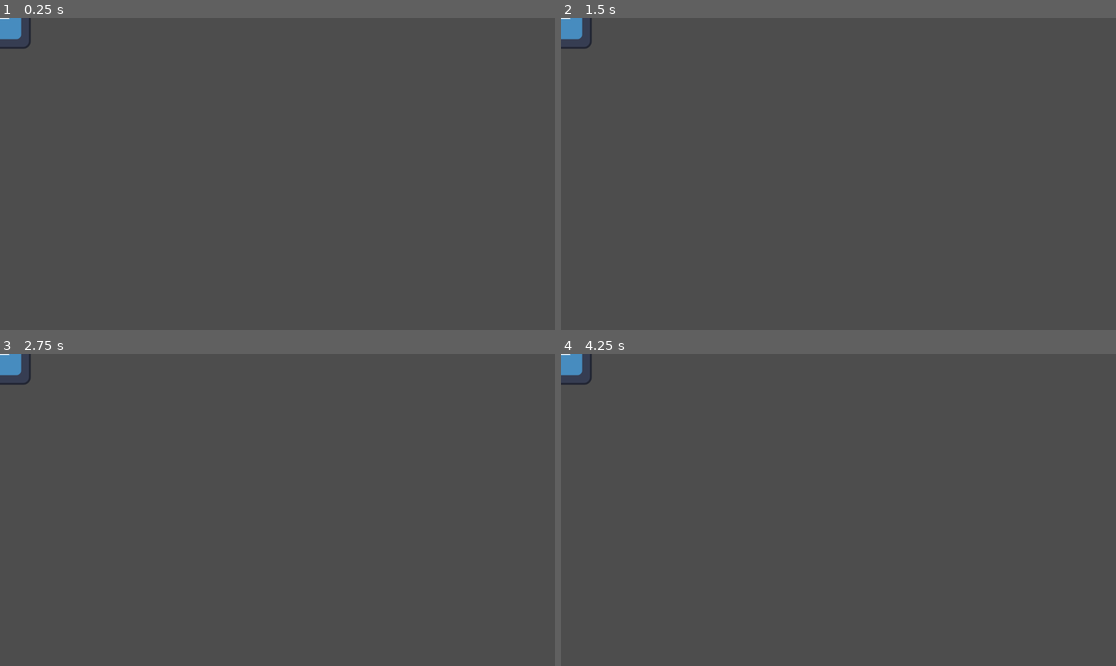
Above: before the commit, frames 1-4 (two rows, left to right).
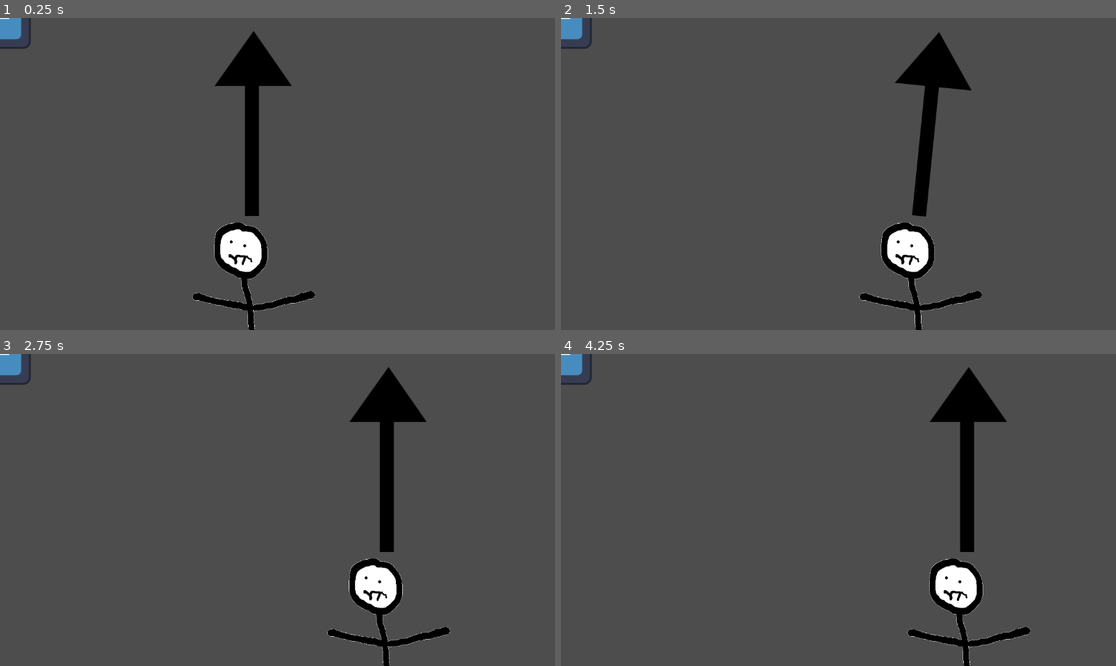
Above: after the commit, the same moments.

Repository: DavveDP/gamejam-ancient
Game: Godot game, scene res://main.tscn
Same seed, same stepped clock (60 frames per second), same inputs: the game is played once before the commit and once after it. The project has no main scene, so this scene is started directly. The engine's default icon, where the game draws it, is replaced by a stand-in: a white triangle on a blue panel in a dark square.
Inputs:
- Up to frame 1 (0.25 s): no input
- Up to frame 2 (1.5 s): tap Enter at 0.5 s; hold D (Right, bound only after the commit) 0.53-1.28 s; tap Left (Aim Left, bound only after the commit) at 0.6 s; tap Right (Aim Right, bound only after the commit) at 0.8, 1.35 s; hold A (Left, bound only after the commit) from 1.28 s (still down)
- Up to frame 3 (2.75 s): tap Left (Aim Left, bound only after the commit) at 1.55, 2.1 s; release A (Left, bound only after the commit) at 2.03 s; hold D (Right, bound only after the commit) from 2.03 s (still down); tap Right (Aim Right, bound only after the commit) at 2.3 s
- Up to frame 4 (4.25 s): tap Right (Aim Right, bound only after the commit) at 2.85, 3.8 s; tap Left (Aim Left, bound only after the commit) at 3.05, 3.6 s; release D (Right, bound only after the commit) at 3.53 s; hold A (Left, bound only after the commit) from 3.53 s (still down)

The runs differ from the first frame. In frame 1, 4.4% of the frame differs, in the area x 34-57%, y 4-100%; in frame 2, 4.4%; in frame 3, 4.4%; in frame 4, 4.4%, in the area x 62-85%, y 4-100%.

Commit message:
Add player scene and aim arrow

Diff:
--- /dev/null
+++ b/AimArrow.gd
@@ -0,0 +1,15 @@
+extends CharacterBody2D
+
+@export var speed = 400
+@export var rotation_speed = 1.5
+
+var rotation_direction = 0
+
+func get_input():
+	rotation_direction = Input.get_axis("Aim Left", "Aim Right")
+
+func _physics_process(delta):
+	get_input()
+	rotation += rotation_direction * rotation_speed * delta
+	rotation = clamp(rotation, -PI/4, PI/4)
+	move_and_slide()
--- /dev/null
+++ b/CharacterBody2D.gd
@@ -0,0 +1,11 @@
+extends CharacterBody2D
+
+@export var speed = 400
+
+func get_input():
+	var input_direction = Input.get_vector("Left", "Right", "up", "down")
+	velocity = input_direction * speed
+
+func _physics_process(delta):
+	get_input()
+	move_and_slide()
--- /dev/null
+++ b/aim_arrow.tscn
@@ -0,0 +1,19 @@
+[gd_scene load_steps=3 format=3 uid="uid://cm1nafht0xtwd"]
+
+[ext_resource type="Script" path="res://AimArrow.gd" id="1_vdt8x"]
+[ext_resource type="Texture2D" uid="uid://lkhf4ae2sqgn" path="res://AimArrow.png" id="2_vx6ic"]
+
+[node name="AimArrow" type="Control"]
+layout_mode = 3
+anchors_preset = 15
+anchor_right = 1.0
+anchor_bottom = 1.0
+grow_horizontal = 2
+grow_vertical = 2
+
+[node name="CharacterBody2D" type="CharacterBody2D" parent="."]
+script = ExtResource("1_vdt8x")
+
+[node name="Sprite2D" type="Sprite2D" parent="CharacterBody2D"]
+texture = ExtResource("2_vx6ic")
+offset = Vector2(1.5, -220)
--- a/player.tscn
+++ b/player.tscn
@@ -1,12 +1,29 @@
-[gd_scene load_steps=2 format=3 uid="uid://dfb07rrha55v3"]
+[gd_scene load_steps=5 format=3 uid="uid://bj3gsbccnkwo1"]
 
-[ext_resource type="Script" path="res://character_controller.gd" id="1_6oj6p"]
+[ext_resource type="Script" path="res://CharacterBody2D.gd" id="1_4xovr"]
+[ext_resource type="Texture2D" uid="uid://dahukw4i52ywb" path="res://ulrik.png" id="1_fv0us"]
+[ext_resource type="PackedScene" uid="uid://cm1nafht0xtwd" path="res://aim_arrow.tscn" id="3_21u4q"]
+
+[sub_resource type="RectangleShape2D" id="RectangleShape2D_8cdne"]
+size = Vector2(263, 431)
 
 [node name="Player" type="Node2D"]
 
-[node name="Sprite2D" type="Sprite2D" parent="."]
+[node name="Controller" type="Node2D" parent="."]
 
-[node name="Controller" type="Node2D" parent="."]
-script = ExtResource("1_6oj6p")
+[node name="CharacterBody2D" type="CharacterBody2D" parent="."]
+position = Vector2(539, 638)
+script = ExtResource("1_4xovr")
 
-[node name="CollisionShape2D" type="CollisionShape2D" parent="."]
+[node name="CollisionShape2D" type="CollisionShape2D" parent="CharacterBody2D"]
+position = Vector2(-13, -11)
+shape = SubResource("RectangleShape2D_8cdne")
+
+[node name="Sprite2D" type="Sprite2D" parent="CharacterBody2D"]
+texture = ExtResource("1_fv0us")
+
+[node name="AimArrow" parent="CharacterBody2D" instance=ExtResource("3_21u4q")]
+offset_left = -16.0
+offset_top = -226.0
+offset_right = -16.0
+offset_bottom = -226.0
--- a/project.godot
+++ b/project.godot
@@ -11,8 +11,41 @@
 [application]
 
 config/name="AncientFishing"
-config/features=PackedStringArray("4.2", "GL Compatibility")
+config/features=PackedStringArray("4.1", "GL Compatibility")
 config/icon="res://icon.svg"
+
+[input]
+
+Left={
+"deadzone": 0.5,
+"events": [Object(InputEventKey,"resource_local_to_scene":false,"resource_name":"","device":-1,"window_id":0,"alt_pressed":false,"shift_pressed":false,"ctrl_pressed":false,"meta_pressed":false,"pressed":false,"keycode":0,"physical_keycode":65,"key_label":0,"unicode":97,"echo":false,"script":null)
+]
+}
+Right={
+"deadzone": 0.5,
+"events": [Object(InputEventKey,"resource_local_to_scene":false,"resource_name":"","device":-1,"window_id":0,"alt_pressed":false,"shift_pressed":false,"ctrl_pressed":false,"meta_pressed":false,"pressed":false,"keycode":0,"physical_keycode":68,"key_label":0,"unicode":100,"echo":false,"script":null)
+]
+}
+"Aim Left"={
+"deadzone": 0.5,
+"events": [Object(InputEventKey,"resource_local_to_scene":false,"resource_name":"","device":-1,"window_id":0,"alt_pressed":false,"shift_pressed":false,"ctrl_pressed":false,"meta_pressed":false,"pressed":false,"keycode":0,"physical_keycode":4194319,"key_label":0,"unicode":0,"echo":false,"script":null)
+]
+}
+"Aim Right"={
+"deadzone": 0.5,
+"events": [Object(InputEventKey,"resource_local_to_scene":false,"resource_name":"","device":-1,"window_id":0,"alt_pressed":false,"shift_pressed":false,"ctrl_pressed":false,"meta_pressed":false,"pressed":false,"keycode":0,"physical_keycode":4194321,"key_label":0,"unicode":0,"echo":false,"script":null)
+]
+}
+Up={
+"deadzone": 0.5,
+"events": [Object(InputEventKey,"resource_local_to_scene":false,"resource_name":"","device":-1,"window_id":0,"alt_pressed":false,"shift_pressed":false,"ctrl_pressed":false,"meta_pressed":false,"pressed":false,"keycode":0,"physical_keycode":87,"key_label":0,"unicode":119,"echo":false,"script":null)
+]
+}
+Down={
+"deadzone": 0.5,
+"events": [Object(InputEventKey,"resource_local_to_scene":false,"resource_name":"","device":-1,"window_id":0,"alt_pressed":false,"shift_pressed":false,"ctrl_pressed":false,"meta_pressed":false,"pressed":false,"keycode":0,"physical_keycode":83,"key_label":0,"unicode":115,"echo":false,"script":null)
+]
+}
 
 [rendering]
 
Binary file added: AimArrow.png
Not shown, added: AimArrow.png.import
Binary file added: ulrik.png
Not shown, added: ulrik.png.import
Not shown, added: README.md
